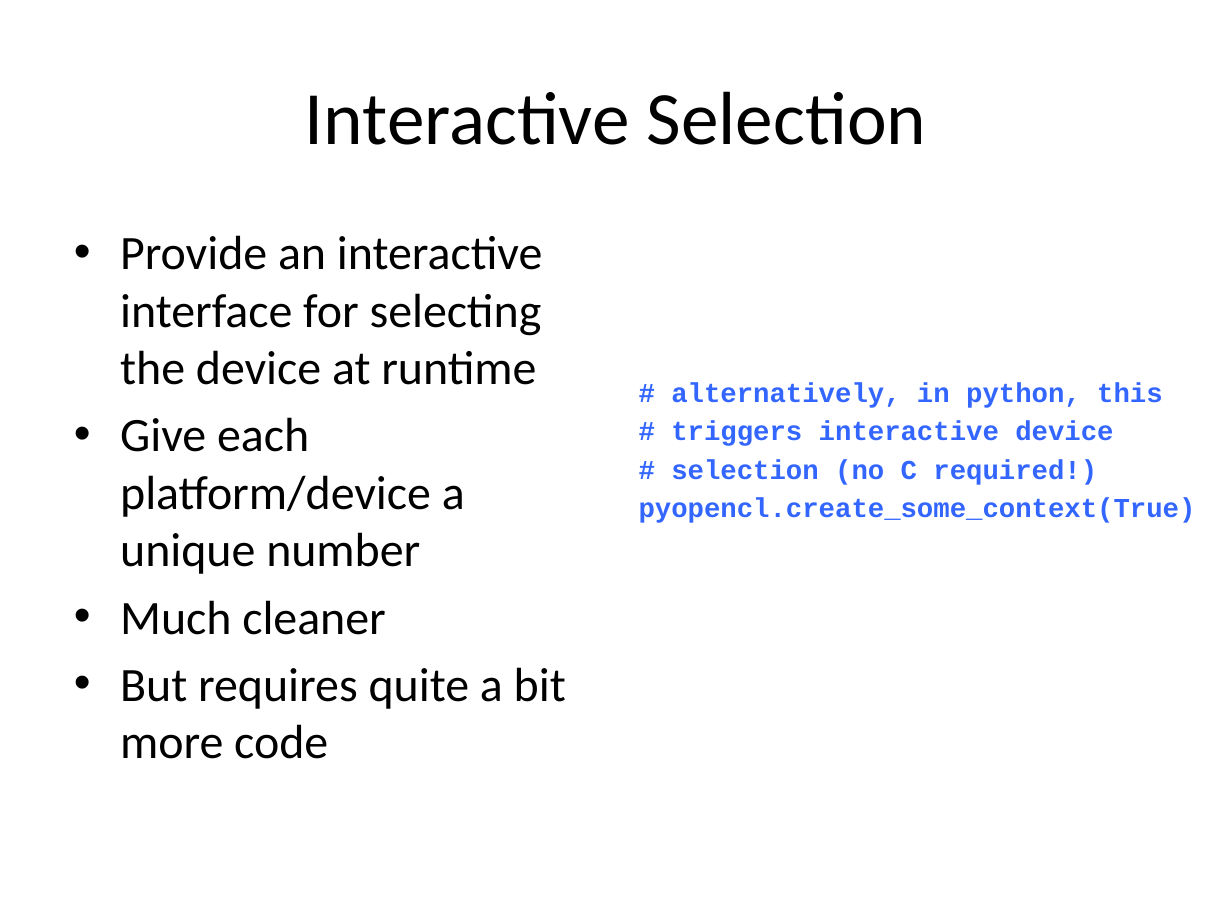
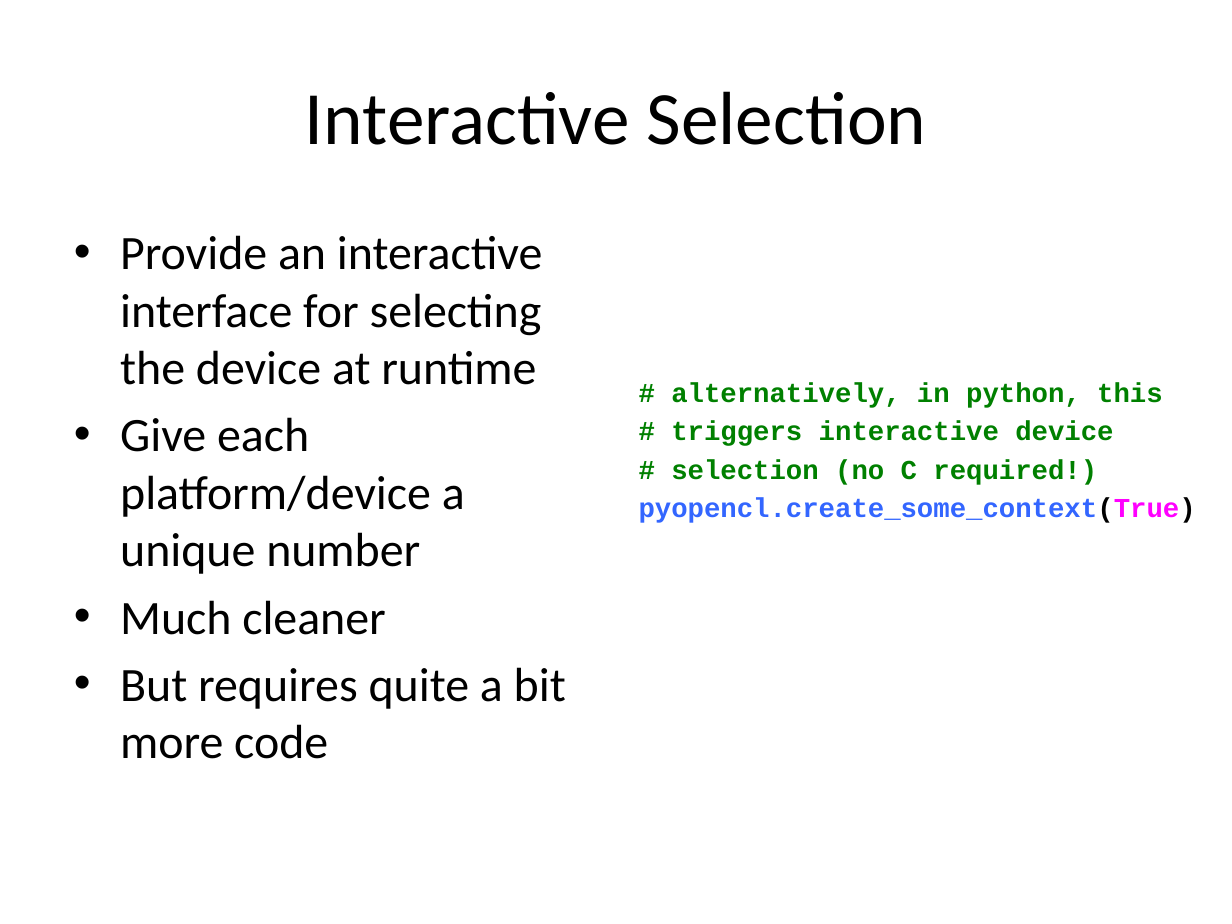
Before and after one commit to UoB-HPC/opencl-training-code, a slide deck: slide 5 of slides/advanced_part1.pptx. Drawn at 1232x924 pixels with LibreOffice and Linux fonts; fonts in the diff are those of the drawing. Boxes give left, top, right and bottom in pixels: in the first picture for what was removed or moved away, otherwise in the second. Text is boxed around its words. In the diff, an @@ line names an element or a change of style, - is before the commit and + after.

```diff
--- a/slides/advanced_part1.pptx
+++ b/slides/advanced_part1.pptx
@@ text "# alternatively, in python, this" at box(639, 383, 1196, 523): text colour #3366FF to #008000 in "# alternatively, in python, this", "# triggers interactive device", "# selection (no C required!)"; text colour #3366FF to #000000, text colour #3366FF to #FF00FF in "pyopencl.create_some_context(True)" @@
```
Also in this commit, not shown: 4 other slides changed, 3 other files.
